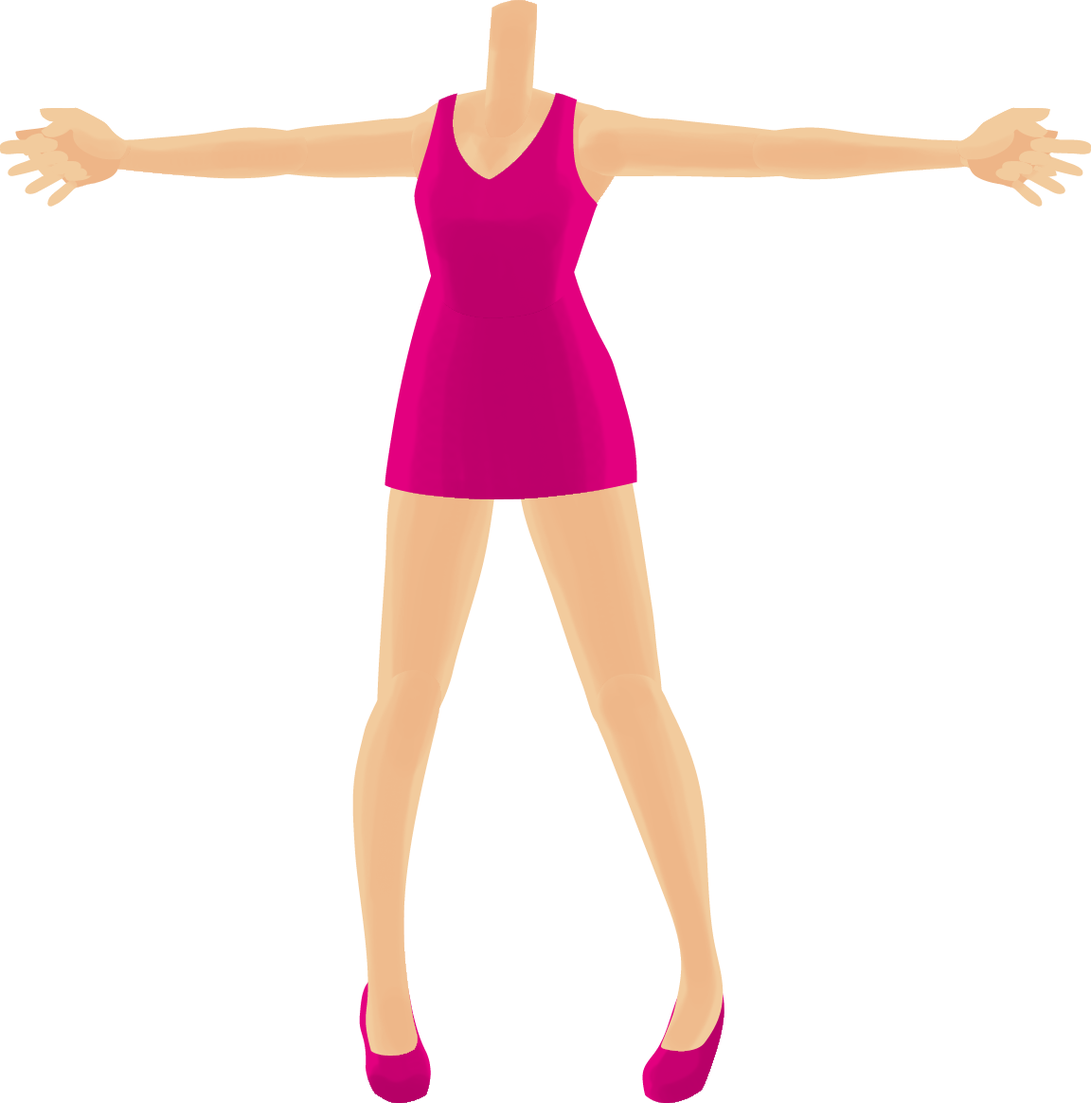
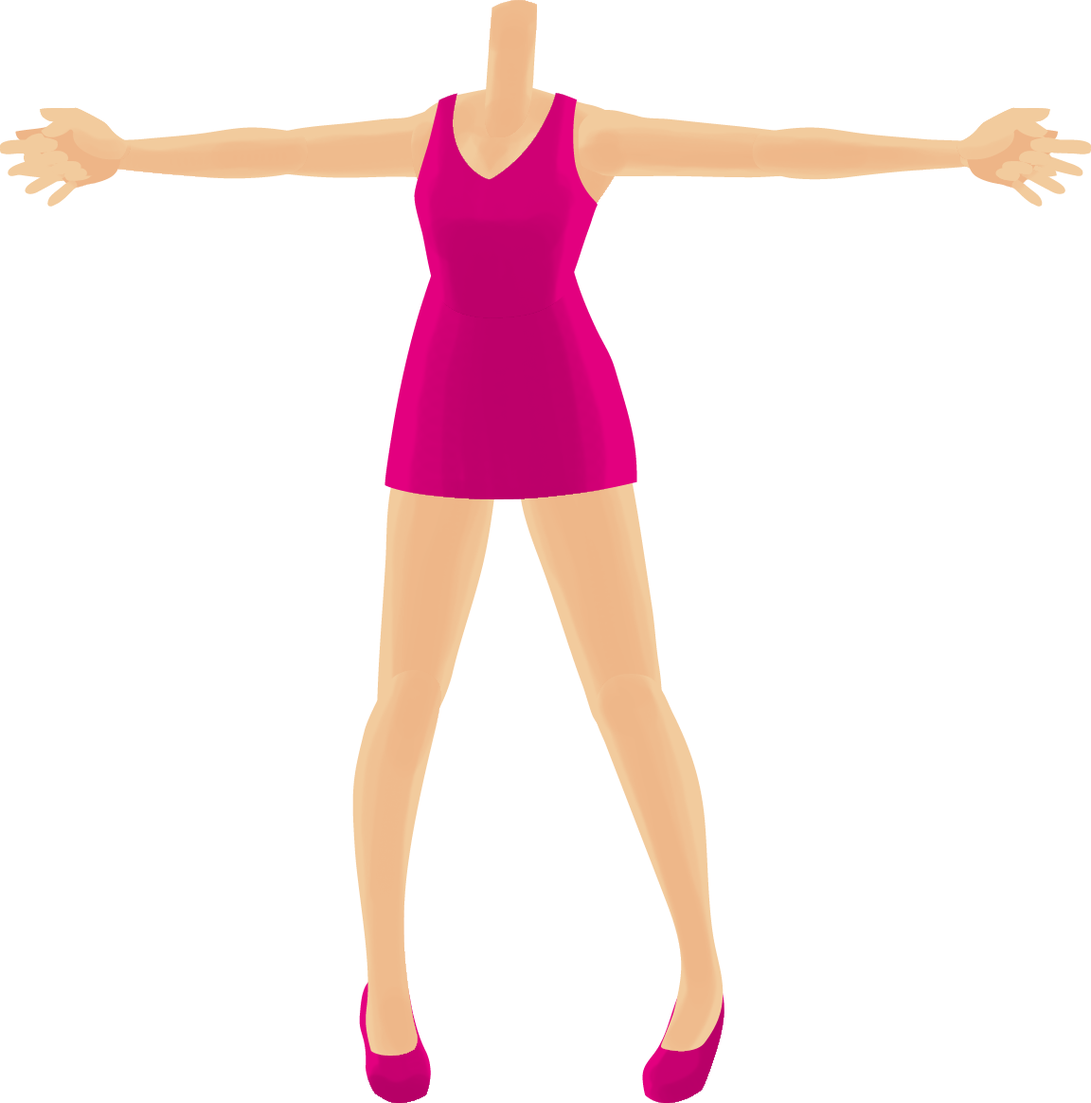
Comparing the layer stacks of the two w=1091, h=1103 images. Changes:
added layer "handR5" in group "handR" over 17, 154, 65, 182
